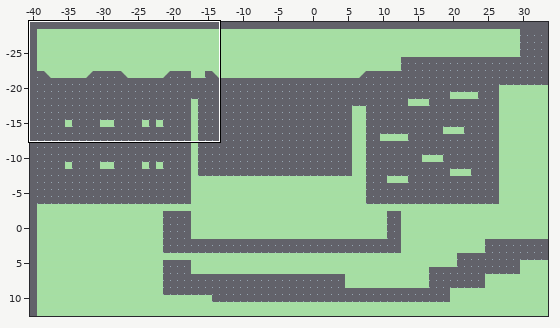
Two versions of a level (Tiled map, Assets/Tiled/Level1TileMap/test.tmx). The picture above shows the old version from afar; the outline marks the close-up.
Close-up. The starting point:
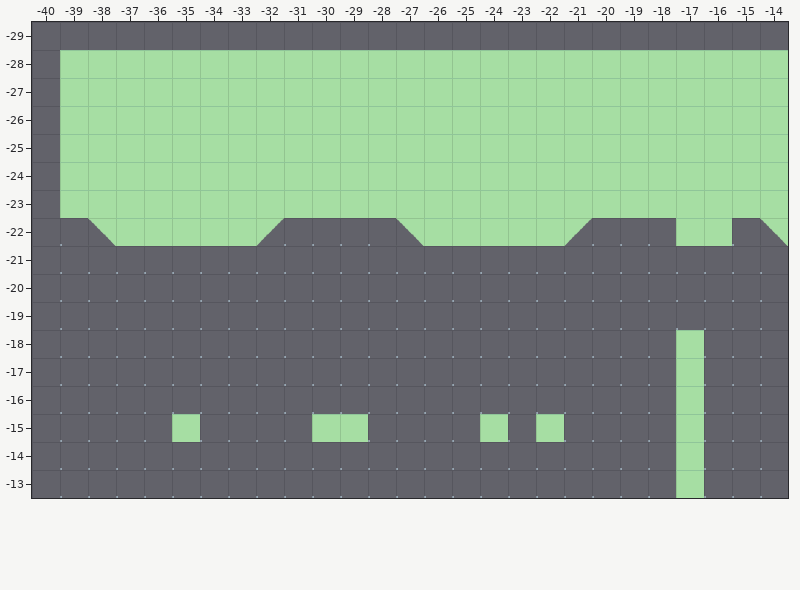
Cells are 256x256 px. Shown: x -40..-14, y -29..-13. The commit also changed other parts of the map, which this record leaves out.
New version:
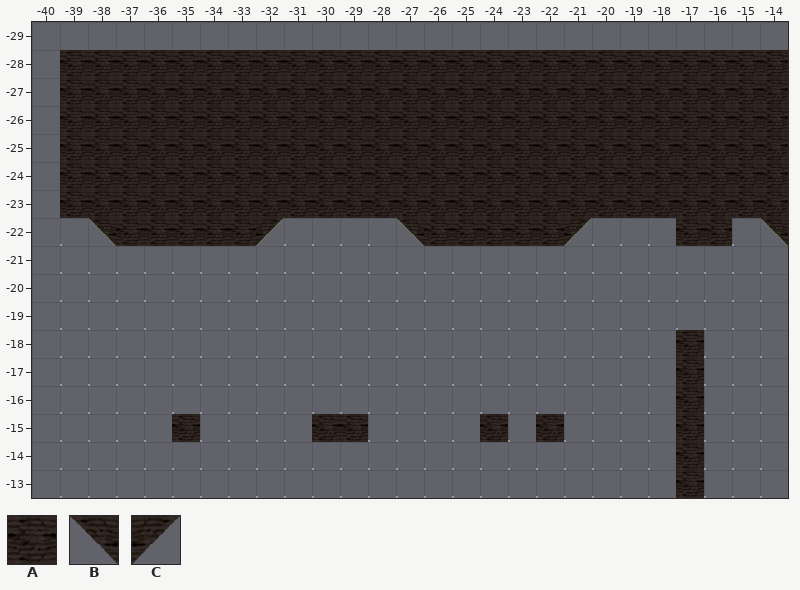
Key: from "Level1 Tileset": A 8, B 13, C 14.
_ is an empty cell.
Difference:
Layer "ground":
The edit adds tile A in rows -28 to -23 at x -39 to -14; in row -22 at x -37 to -33, -26 to -22 and -17 to -16; in rows -18 to -16 at x -17; in row -15 at x -35, -30 to -29, -24, -22 and -17; in rows -14 to -13 at x -17.
The edit adds tile B in row -22 at x -38, -27 and -14.
The edit adds tile C in row -22 at x -32 and -21.
Where, in picture pixels (left, top, right, bottom), the same in both close-ups:
added: (60, 50, 788, 246)
added: (676, 330, 704, 498)
added: (172, 414, 200, 442)
added: (312, 414, 368, 442)
added: (480, 414, 508, 442)
added: (536, 414, 564, 442)
